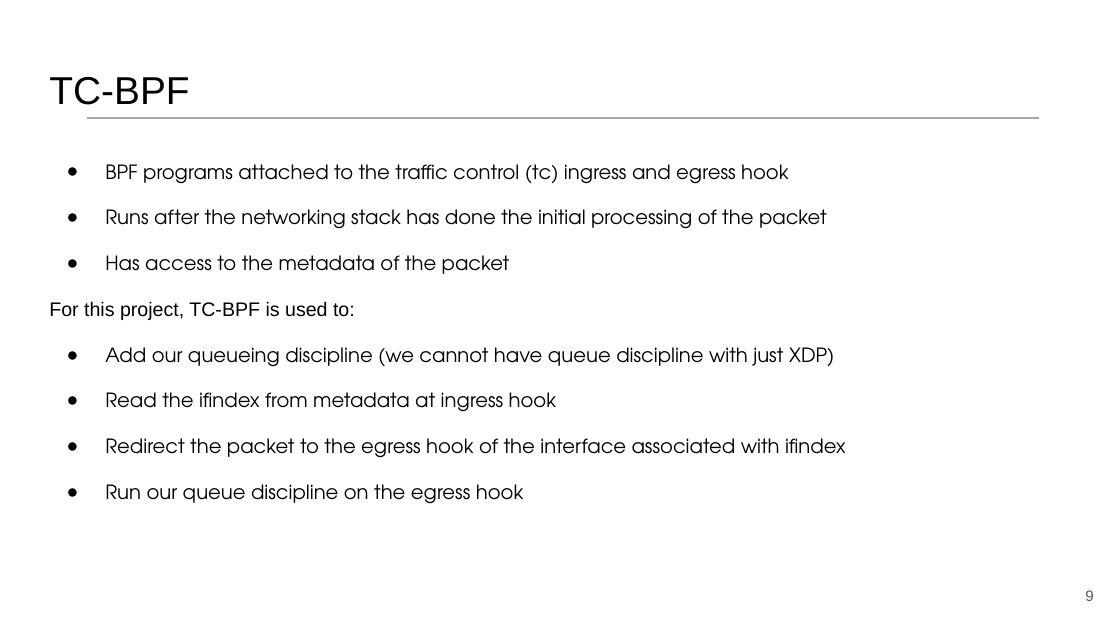
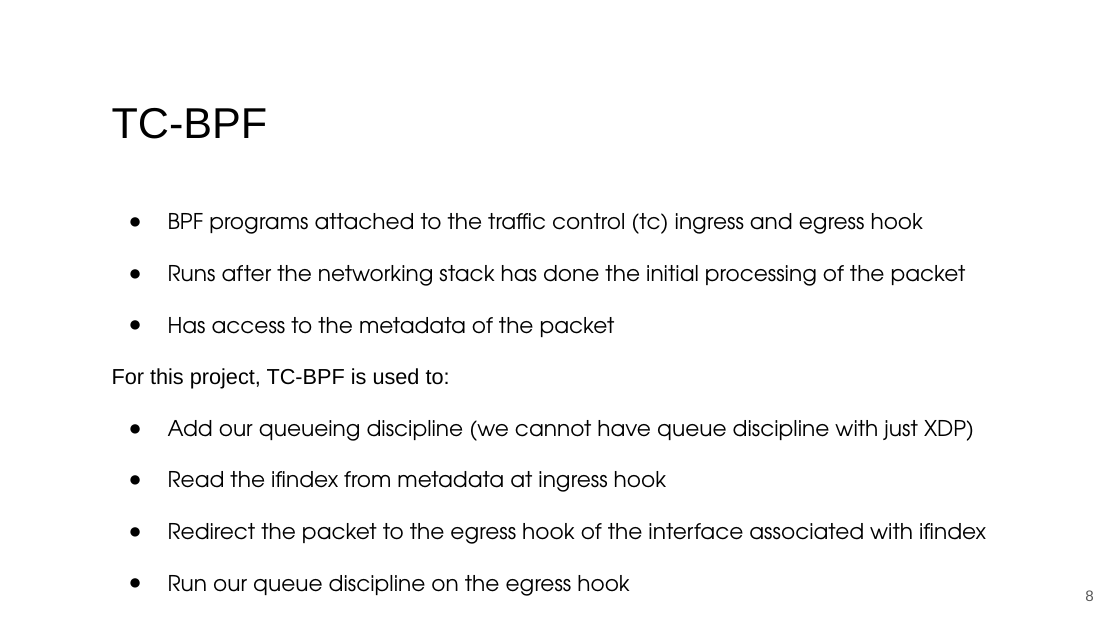
Before and after one commit to network2030/NewIP-Linux, a slide deck: slide 8 of docs/New IP Tutorial --Part-3.pptx (slide 9 before the commit). Drawn at 1120x630 pixels with LibreOffice and Linux fonts; fonts in the diff are those of the drawing. Boxes give left, top, right and bottom in pixels: in the first picture for what was removed or moved away, otherwise in the second. Text is boxed around its words. In the diff, an @@ line names an element or a change of style, - is before the commit and + after.

```diff
--- a/docs/New IP Tutorial --Part-3.pptx
+++ b/docs/New IP Tutorial --Part-3.pptx
@@ title "TC-BPF": place and size @@
-title "TC-BPF" at (49, 77, 189, 105)
+title "TC-BPF" at (112, 108, 268, 139)
@@ title "TC-BPF" at (112, 108, 268, 139): size 33.3 to 37 pt @@
@@ line removed from (87, 118) to (1040, 118) @@
@@ text "BPF programs attached to the ...": place and size @@
-text "BPF programs attached to the ..." at (49, 164, 846, 504)
+text "BPF programs attached to the ..." at (112, 213, 986, 596)
@@ text "BPF programs attached to the ..." at (112, 213, 986, 596): size 16.8 to 18.6 pt; line spacing 1.3 to 1.4 @@
@@ page number at (1085, 590, 1093, 601): text changed @@
-9
+8
```
Also in this commit, not shown: 16 other slides changed, 1 slide added, 1 slide removed.
